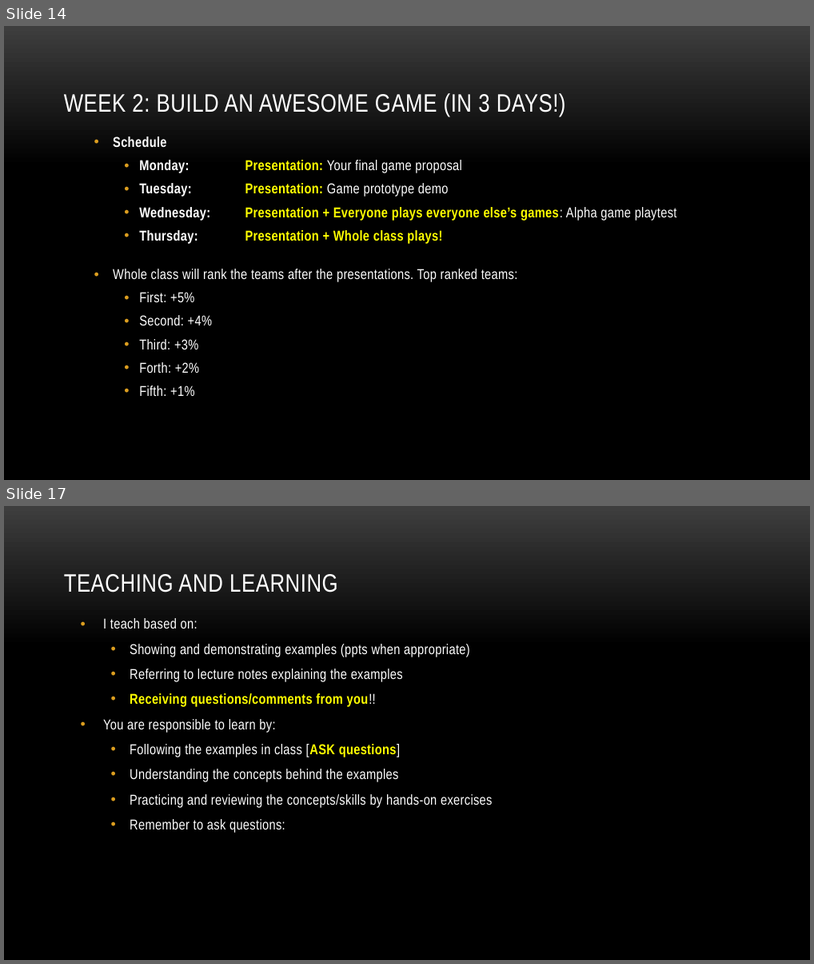
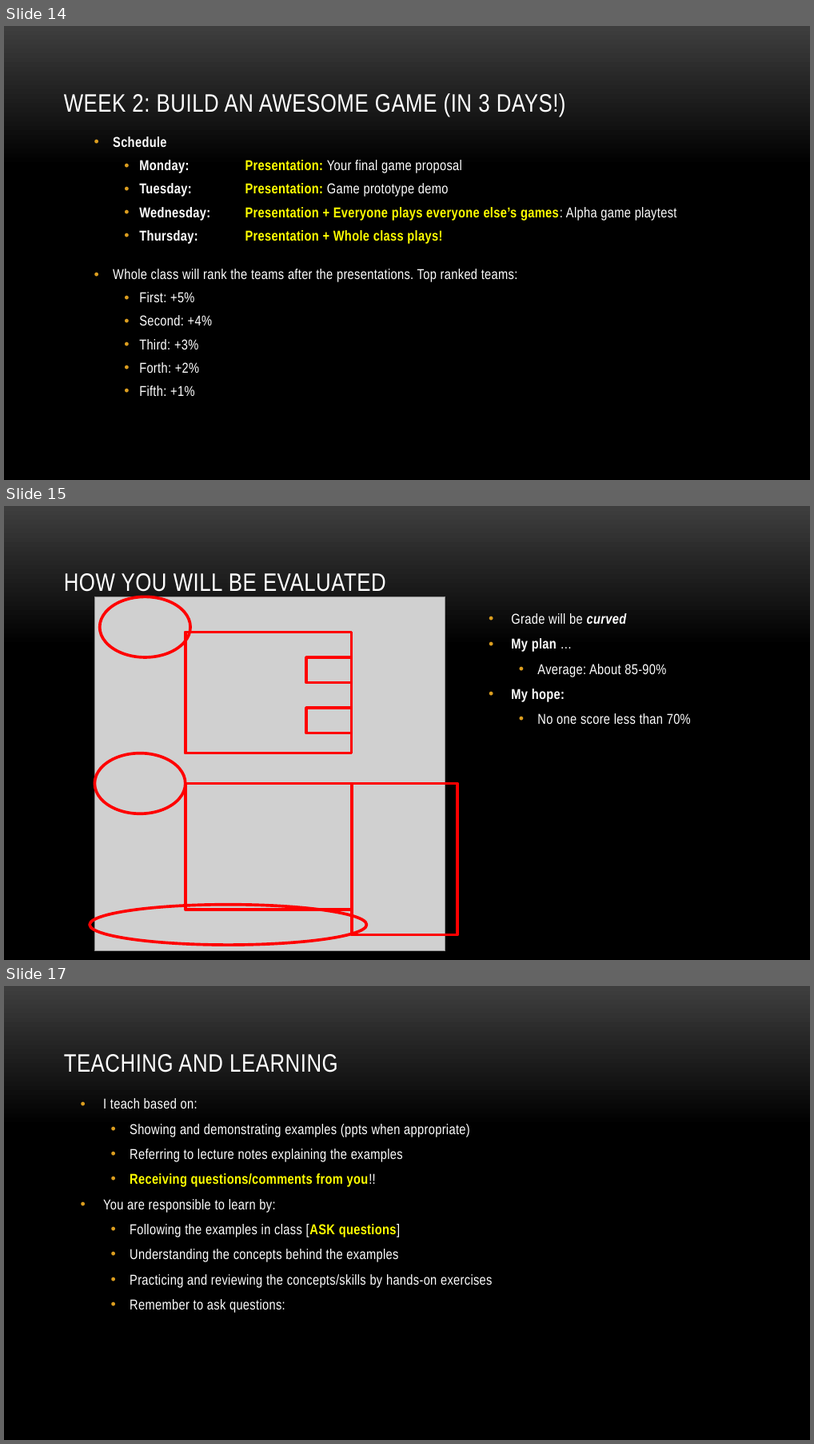
Before and after one commit to myuwbclasses/IntroGameDev-XJTU, a slide deck: PPT/Intro.pptx. Shown one above the other, each under a label of ours: slides 14 and 17 before the commit, slides 14, 15 and 17 after it; the slides between them are not shown. The pictures are 814x964 and 814x1444 pixels, drawn with LibreOffice and Linux fonts; fonts in the diff are those of the drawing; grey boxes stand for pictures; background and template pictures are left out. Boxes give left, top, right and bottom in pixels: in the first picture for what was removed or moved away, otherwise in the second. Text is boxed around its words. In the diff, an @@ line names an element or a change of style, - is before the commit and + after.

```diff
--- a/PPT/Intro.pptx
+++ b/PPT/Intro.pptx
@@ slide 15 added at [4, 506, 810, 960], background picture (left out) @@
@@ title added at [64, 573, 386, 596], 30 pt, text #FFFFFF @@
+HOW YOU WILL BE EVALUATED
@@ picture added at [94, 596, 446, 951] @@
@@ ellipse added at [99, 596, 190, 657], outline #FF0000 3.5 pt @@
@@ text added at [511, 613, 691, 724], 17 pt, text #FFFFFF @@
+• Grade will be curved
+• My plan …
+  • Average: About 85-90%
+• My hope:
+  • No one score less than 70%
@@ rectangle added at [186, 632, 352, 753], outline #FF0000 3.5 pt @@
@@ rectangle added at [306, 657, 352, 683], outline #FF0000 3.5 pt @@
@@ rectangle added at [306, 708, 352, 733], outline #FF0000 3.5 pt @@
@@ ellipse added at [94, 753, 186, 813], outline #FF0000 3.5 pt @@
@@ rectangle added at [186, 783, 352, 909], outline #FF0000 3.5 pt @@
@@ rectangle added at [352, 783, 458, 934], outline #FF0000 3.5 pt @@
@@ ellipse added at [90, 904, 367, 944], outline #FF0000 3.5 pt @@
```
Also in this commit, not shown: 8 slides changed, 1 other slide added, 1 slide removed.
